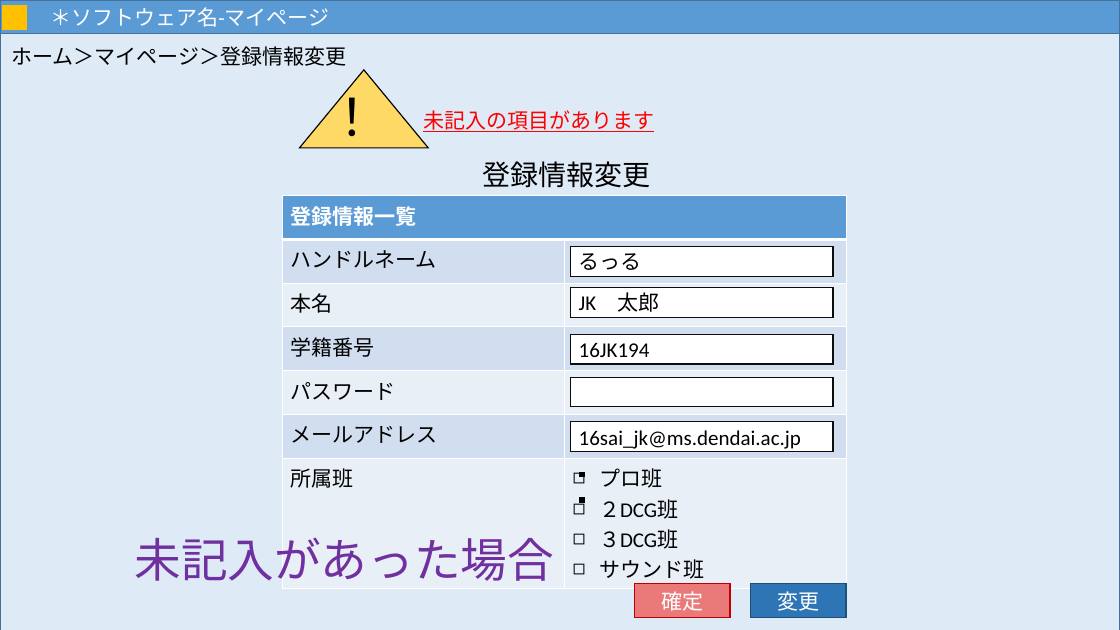
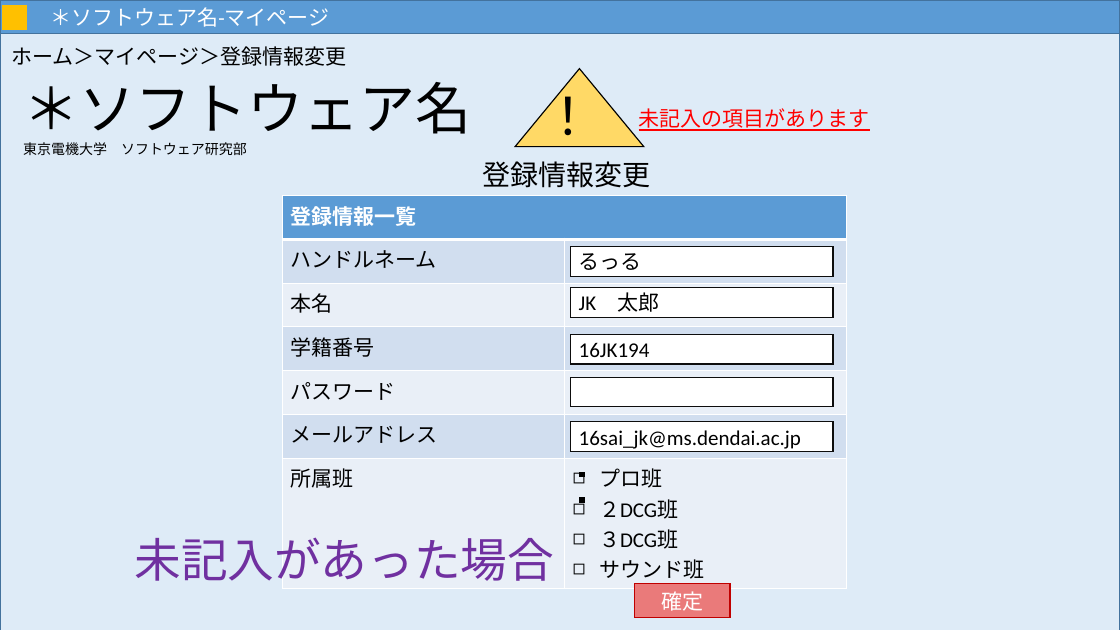
Before and after one commit to MNB-oda/MNB, a slide deck: slide 12 of 提出課題/外部設計書/画面設計.pptx (slide 11 before the commit). Drawn at 1120x630 pixels with LibreOffice and Linux fonts; fonts in the diff are those of the drawing. Boxes give left, top, right and bottom in pixels: in the first picture for what was removed or moved away, otherwise in the second. Text is boxed around its words. In the diff, an @@ line names an element or a change of style, - is before the commit and + after.

```diff
--- a/提出課題/外部設計書/画面設計.pptx
+++ b/提出課題/外部設計書/画面設計.pptx
@@ text added at box(23, 82, 471, 155), 12 pt, text #000000 @@
+＊ソフトウェア名
+東京電機大学 ソフトウェア研究部
@@ triangle "！": place and size @@
-triangle "！" at box(300, 70, 429, 148)
+triangle "！" at box(515, 69, 644, 147)
@@ text "未記入の項目があります": place and size @@
-text "未記入の項目があります" at box(423, 110, 654, 132)
+text "未記入の項目があります" at box(639, 108, 870, 131)
@@ rectangle removed at box(751, 584, 847, 618) @@
-変更
```
Also in this commit, not shown: 5 other slides changed, 1 other file.
